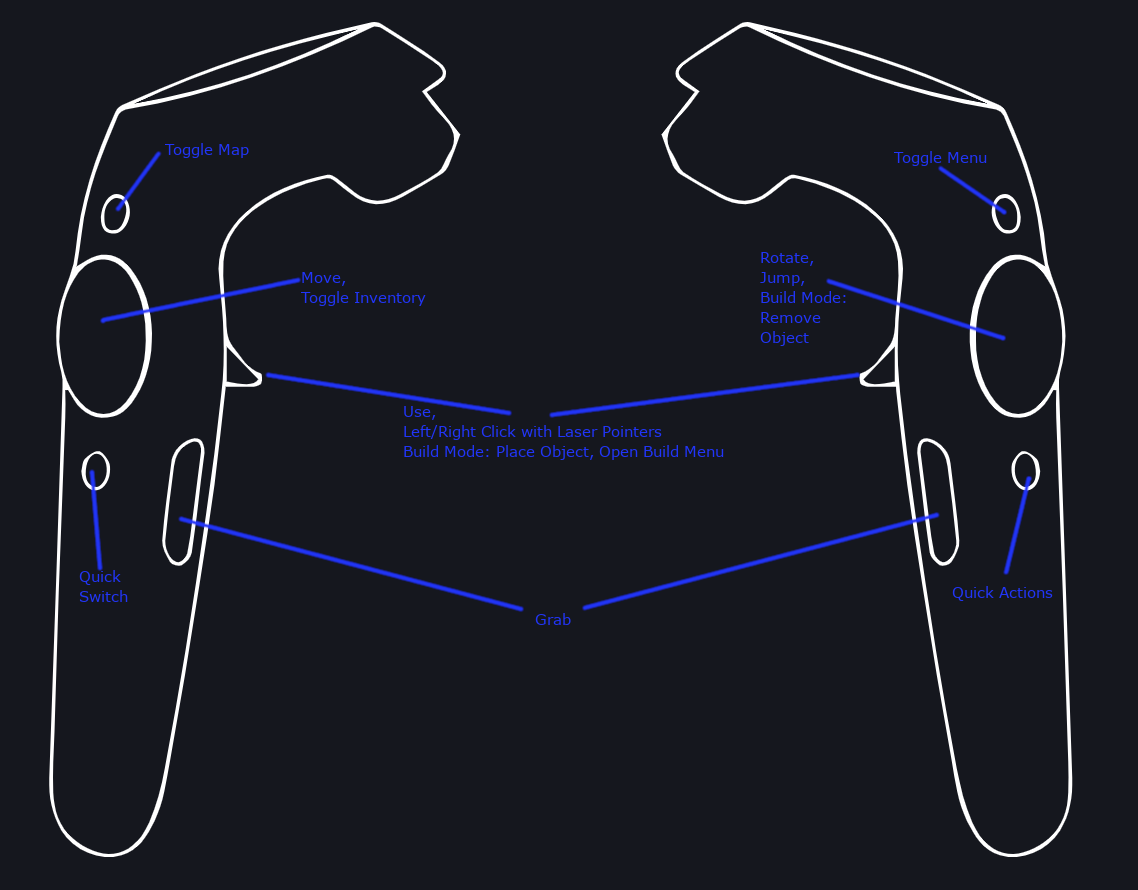
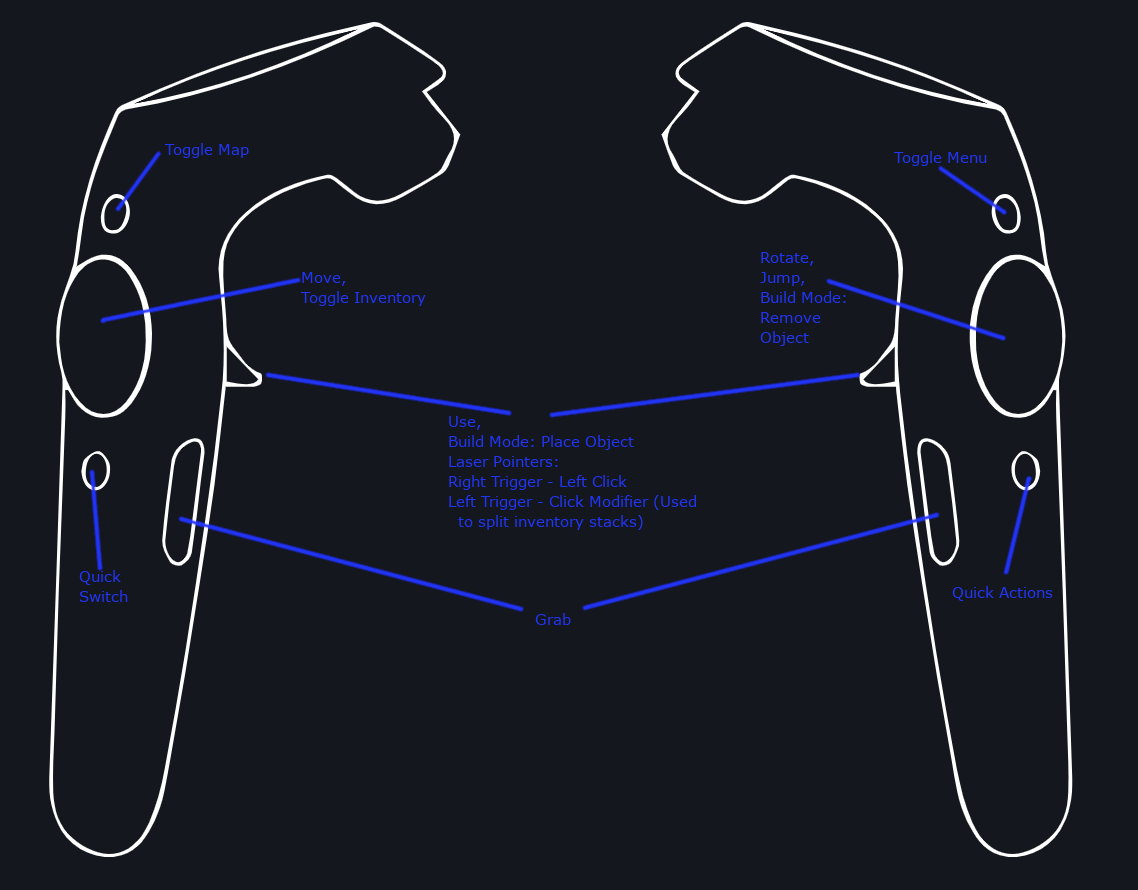
Before/after of a 1138 × 890 layered artwork. What changed in the layer stack:
painted on "Use, ..." over <box>404,406,724,530</box>
